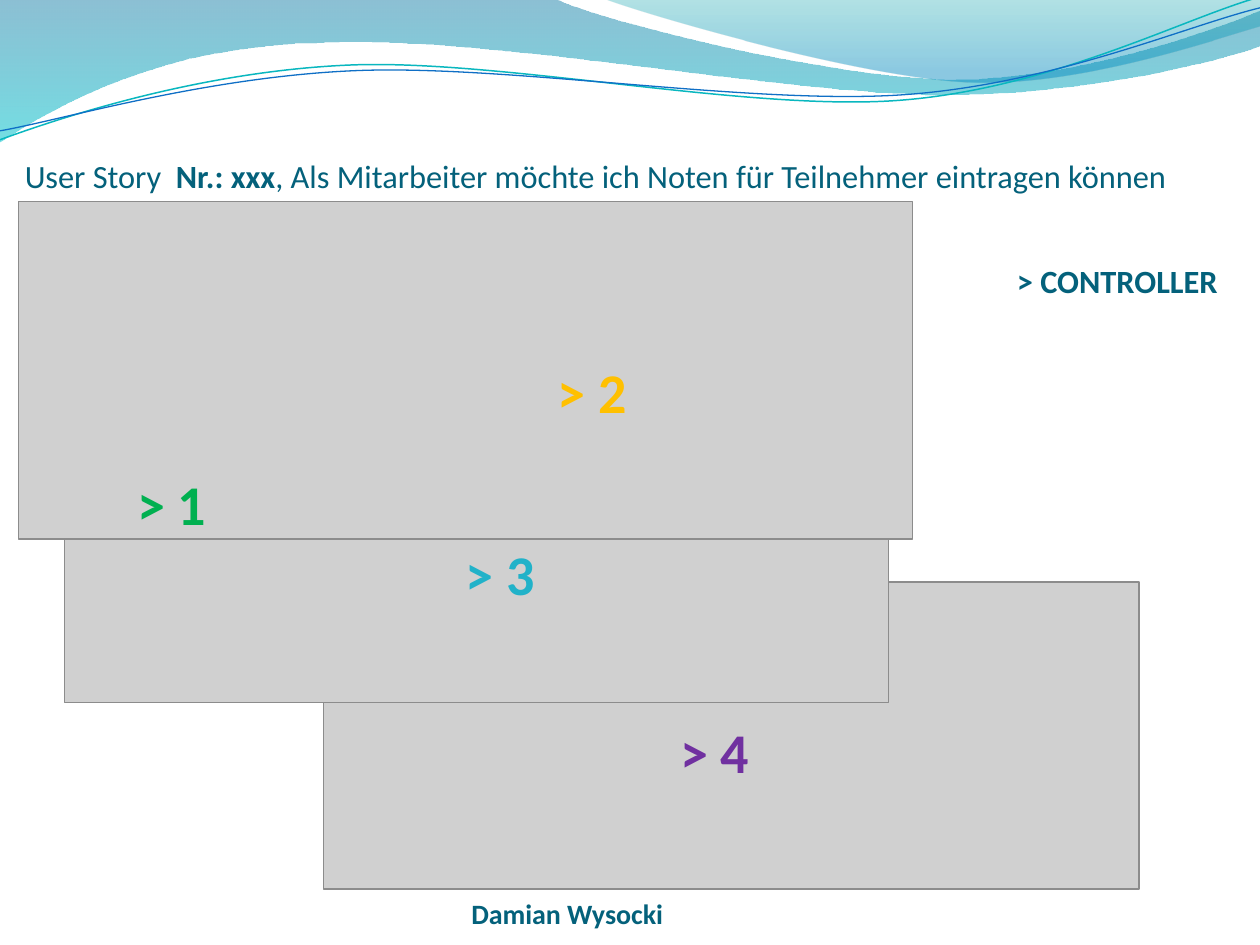
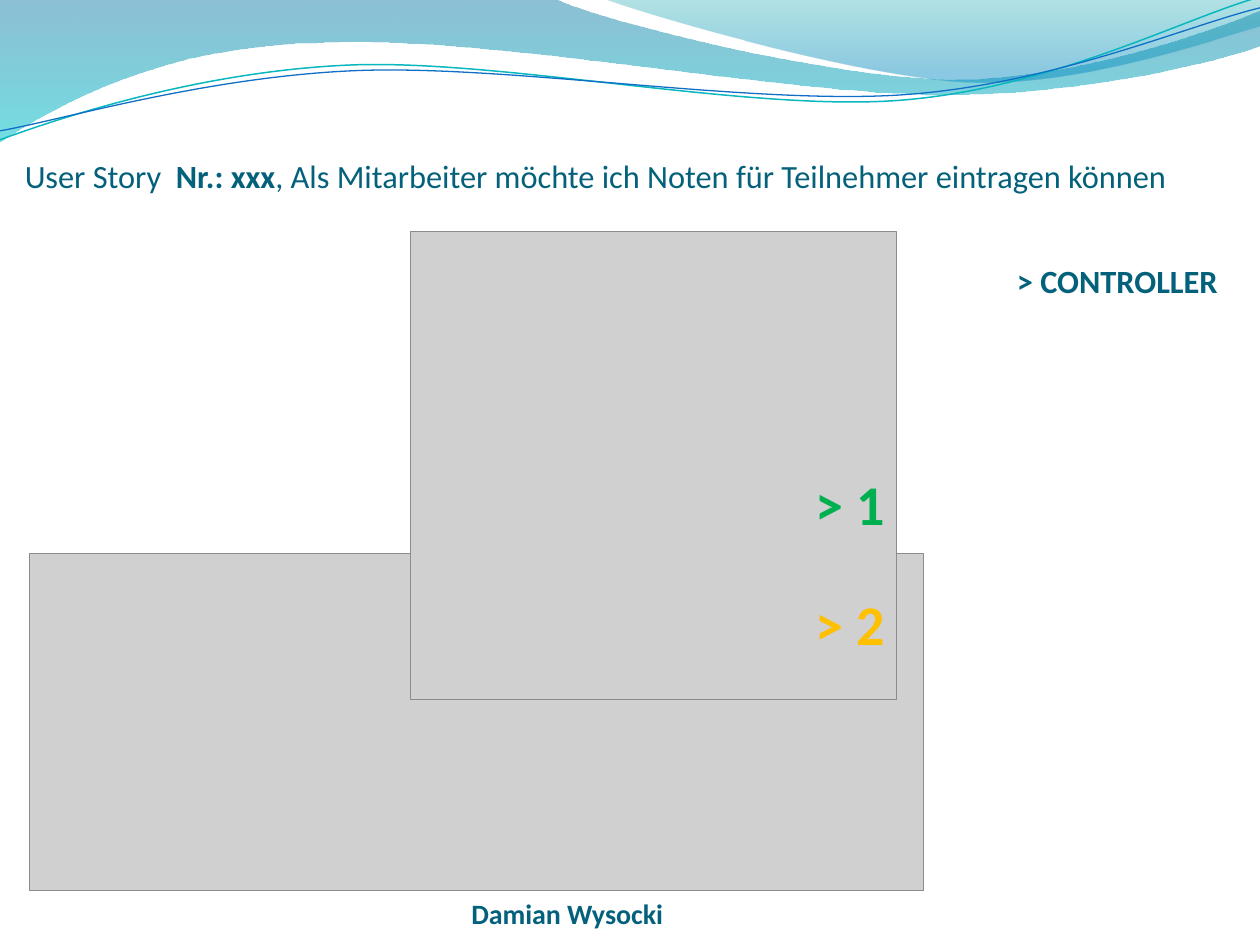
Before and after one commit to wf5ss2015/wfprj, a slide deck: slide 17 of Lehrveranstaltungsmanagement_Präsentation.pptx (slide 19 before the commit). Drawn at 1260x945 pixels with LibreOffice and Linux fonts; fonts in the diff are those of the drawing; grey boxes stand for pictures; background and template pictures are left out. Boxes give left, top, right and bottom in pixels: in the first picture for what was removed or moved away, otherwise in the second. Text is boxed around its words. In the diff, an @@ line names an element or a change of style, - is before the commit and + after.

```diff
--- a/Lehrveranstaltungsmanagement_Präsentation.pptx
+++ b/Lehrveranstaltungsmanagement_Präsentation.pptx
@@ picture added at [411, 232, 897, 699] @@
@@ picture removed at [64, 425, 888, 703] @@
@@ text "> 1": place and size @@
-text "> 1" at [178, 488, 206, 525]
+text "> 1" at [856, 488, 884, 525]
@@ picture: place and size @@
-picture at [19, 202, 914, 539]
+picture at [29, 553, 924, 891]
@@ text removed at [506, 558, 534, 596] @@
-> 3
@@ picture removed at [324, 582, 1139, 890] @@
@@ text "> 2": place and size @@
-text "> 2" at [598, 376, 626, 413]
+text "> 2" at [856, 608, 884, 645]
@@ text removed at [721, 736, 749, 773] @@
-> 4
```
Also in this commit, not shown: 11 other slides changed, 1 other file.
